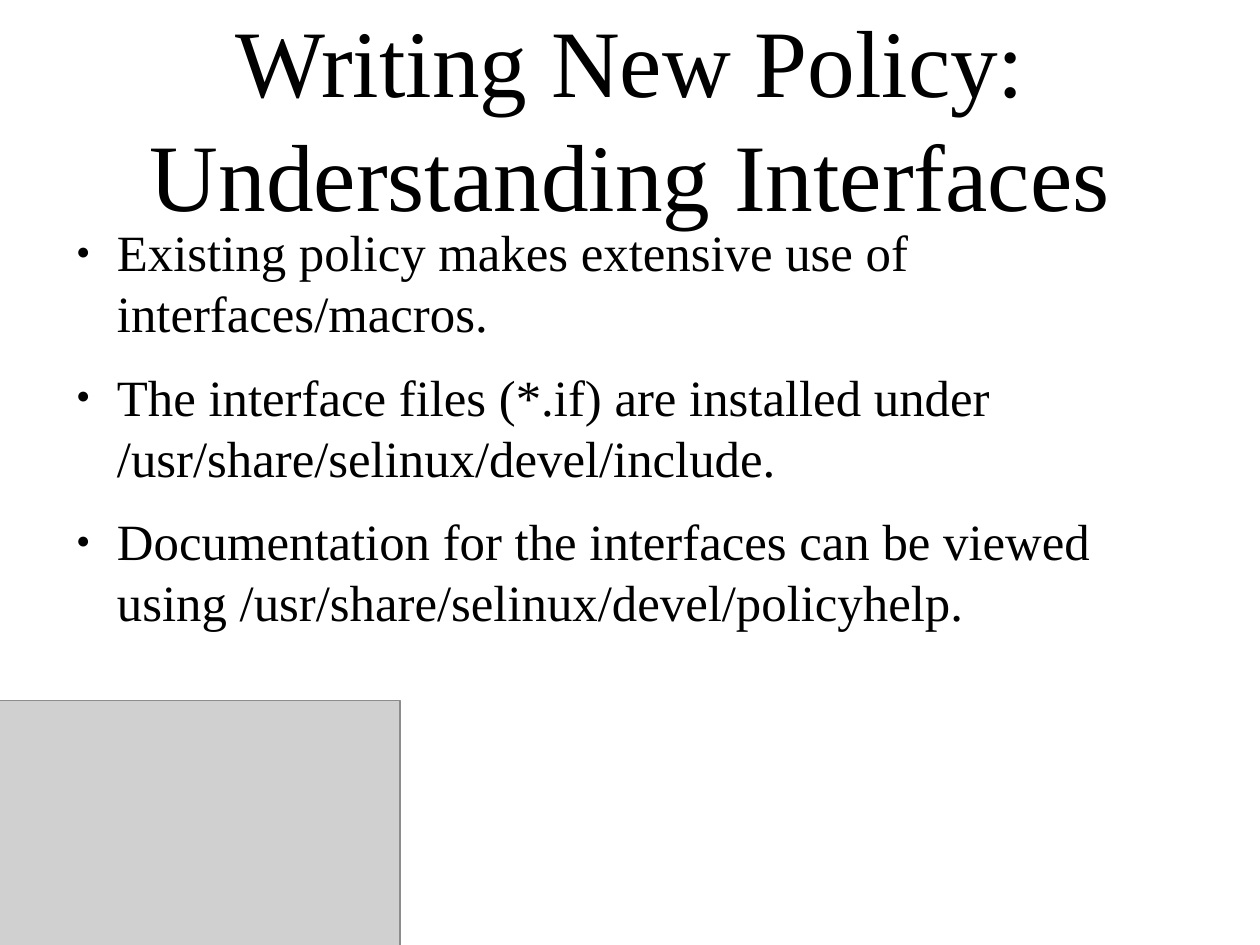
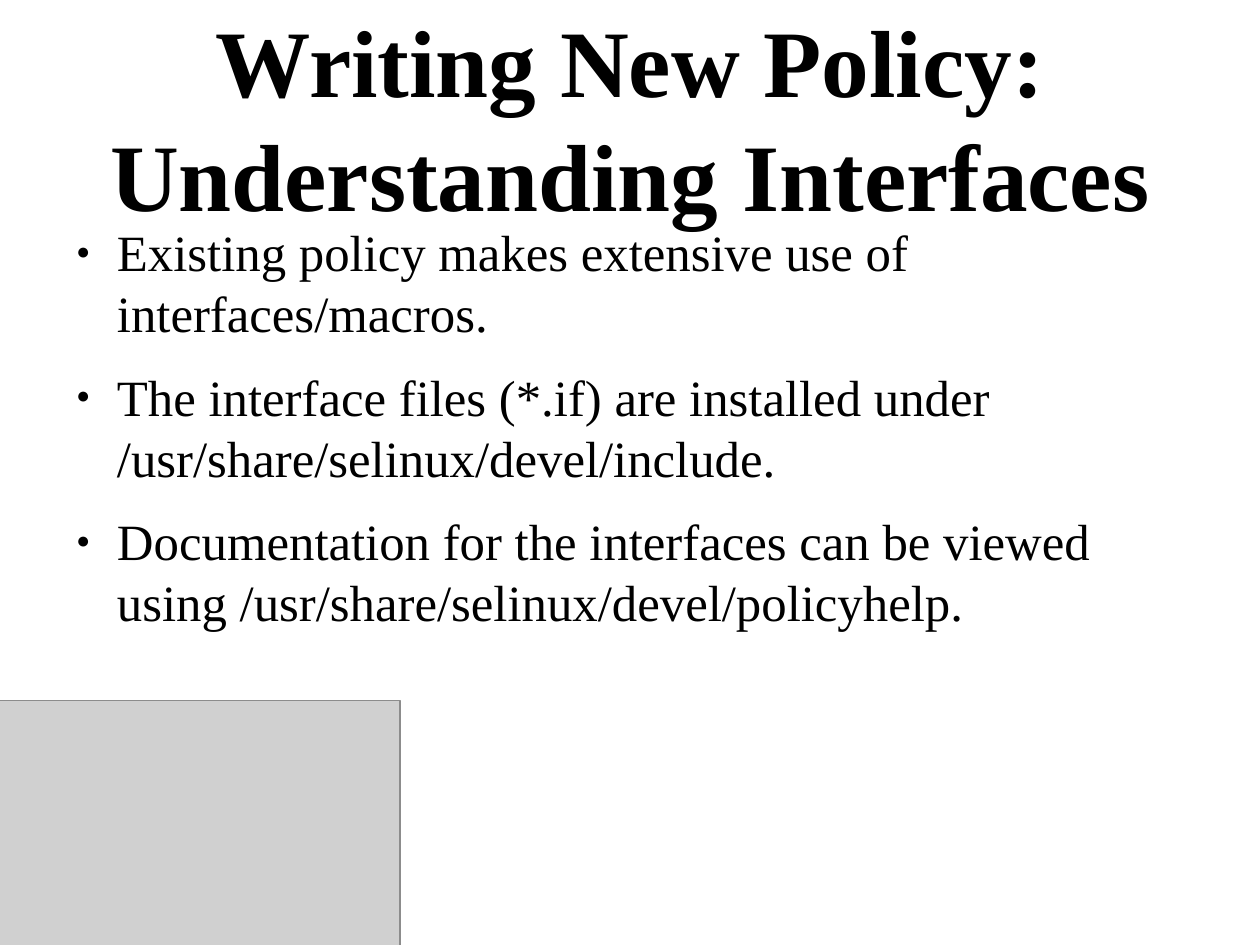
Before and after one commit to dpquigl/demystifying-selinux-part2, a slide deck: slide 56 of demystifying_selinux_part2_OSCON_19JUL2014.odp. Drawn at 1260x945 pixels with LibreOffice and Linux fonts; fonts in the diff are those of the drawing; grey boxes stand for pictures. Boxes give left, top, right and bottom in pixels: in the first picture for what was removed or moved away, otherwise in the second. Text is boxed around its words. In the diff, an @@ line names an element or a change of style, - is before the commit and + after.

Commit message:
Reformatted some of the slides to be in the proper format

```diff
--- a/demystifying_selinux_part2_OSCON_19JUL2014.odp
+++ b/demystifying_selinux_part2_OSCON_19JUL2014.odp
@@ title "Writing New Policy: Understanding Interfaces" at [110,31,1149,229]: bold on @@
```
Also in this commit, not shown: 21 other slides changed.
